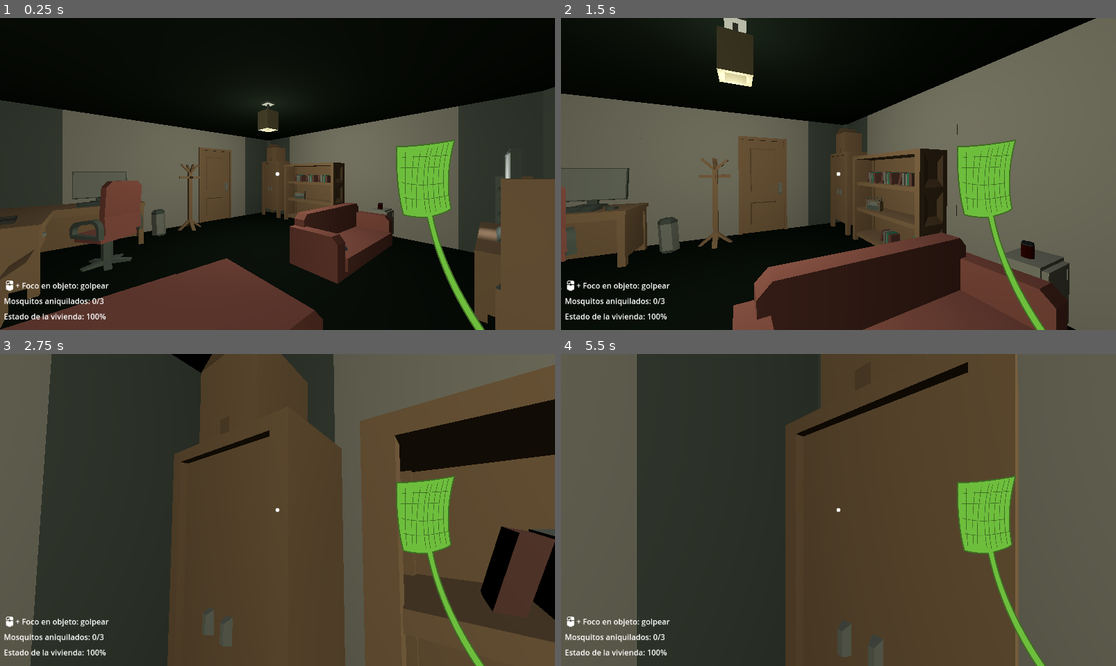
Above: before the commit, frames 1-4 (two rows, left to right).
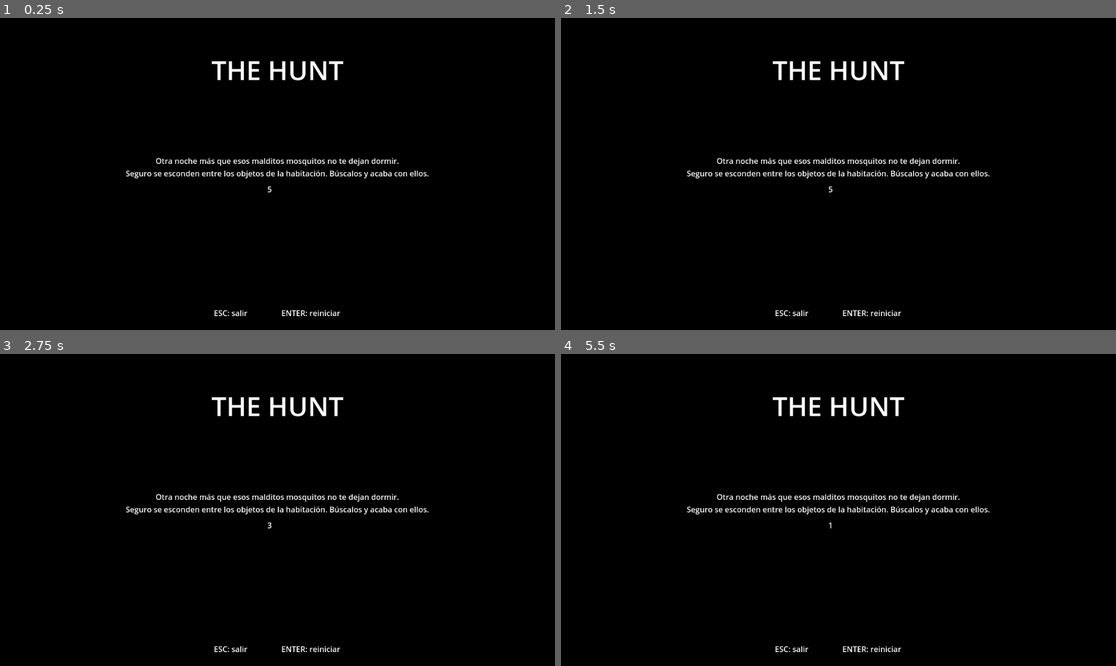
Above: after the commit, the same moments.

Repository: aaroca/thehunt-godot
Game: Godot game, scene res://scenes/main.tscn
The game is run twice, just before and just after one commit, with the same random seed, the same clock (stepped at 60 frames per second) and the same inputs.
Inputs (mouse positions are in pixels of both pictures, inside the frame that each line leads up to):
- Up to frame 1 (0.25 s): no input
- Up to frame 2 (1.5 s): tap Enter (restart) at 0.5 s; move the mouse to (866, 174) at 0.52 s; press the mouse at (866, 174) at 0.53 s; hold Up (ui_up) from 0.53 s (still down); tap Keypad Enter (ui_accept) at 0.77 s; move the mouse to (810, 174) at 1.27 s; release the mouse at (810, 174) at 1.28 s; click (810, 174) at 1.35 s
- Up to frame 3 (2.75 s): keep holding Up (ui_up); tap Keypad Enter (ui_accept) at 1.52 s; move the mouse to (288, 503) at 2.02 s; press the mouse at (288, 503) at 2.03 s
- Up to frame 4 (5.5 s): keep holding Up (ui_up); move the mouse to (832, 516) at 2.77 s; release the mouse at (832, 516) at 2.78 s; click (832, 516) at 2.85 s; tap Keypad Enter (ui_accept) at 3.02, 3.77, 4.52, 5 s; move the mouse to (877, 513) at 3.52 s; press the mouse at (877, 513) at 3.53 s; move the mouse to (794, 506) at 4.27 s; release the mouse at (794, 506) at 4.28 s; click (794, 506) at 4.35 s; move the mouse to (844, 510) at 5.02 s; press the mouse at (844, 510) at 5.03 s

The runs differ from the first frame. In frame 1, 55% of the frame differs, in the area x 0-100%, y 13-100%; in frame 2, 70%; in frame 3, 94%; in frame 4, 99%, in the area x 0-100%, y 0-100%.

Commit message:
Credits

Diff:
--- a/prefabs/player.tscn
+++ b/prefabs/player.tscn
@@ -227,28 +227,14 @@
 grow_vertical = 2
 color = Color(0, 0, 0, 1)
 
-[node name="credits" type="Label" parent="playerCollision/playerShape/mainCamera/creditsScreen"]
-layout_mode = 1
-anchors_preset = 14
-anchor_top = 0.5
-anchor_right = 1.0
-anchor_bottom = 0.5
-offset_top = -228.0
-offset_bottom = -202.0
-grow_horizontal = 2
-grow_vertical = 2
-text = "Créditos"
-horizontal_alignment = 1
-vertical_alignment = 1
-
 [node name="instructions" type="Label" parent="playerCollision/playerShape/mainCamera/creditsScreen"]
 layout_mode = 1
 anchors_preset = 14
 anchor_top = 0.5
 anchor_right = 1.0
 anchor_bottom = 0.5
-offset_top = 292.0
-offset_bottom = 318.0
+offset_top = 284.0
+offset_bottom = 310.0
 grow_horizontal = 2
 grow_vertical = 2
 text = "ESC: salir                 ENTER: reiniciar"
@@ -261,8 +247,8 @@
 anchor_top = 0.5
 anchor_right = 1.0
 anchor_bottom = 0.5
-offset_top = -308.0
-offset_bottom = -220.0
+offset_top = -324.0
+offset_bottom = -236.0
 grow_horizontal = 2
 grow_vertical = 2
 text = "THE HUNT"
@@ -270,35 +256,36 @@
 horizontal_alignment = 1
 vertical_alignment = 1
 
-[node name="RichTextLabel" type="RichTextLabel" parent="playerCollision/playerShape/mainCamera/creditsScreen"]
+[node name="content" type="RichTextLabel" parent="playerCollision/playerShape/mainCamera/creditsScreen"]
 layout_mode = 0
-offset_top = 128.0
+offset_top = 88.0
 offset_right = 1152.0
-offset_bottom = 608.0
+offset_bottom = 600.0
 bbcode_enabled = true
-text = "Idea y desarrollo
+text = "[center][b]Idea y desarrollo[/b]
 Álvaro Aroca
 
-Imágenes
-Cielo de noche: Canopus and Sirius (Wikipedia - Bob)
-Matamoscas: Fly Swatter (Openclipart - Bryan Nielsen)
-Cursor: Crosshair Pack (Kenney.nl)
-Mancha sangre: Splat Pack (Kenney.nl)
-Icono ratón: 1-Bit Input Prompts Pixel 16× (Kenney.nl)
-
-Audio
-Mosquito aplastado:  Squelching Sound Effects - Squelching SFX [3]  (Freesound - Andrew Weigh)
-Golpe matamoscas:  Casio 9850GB Plus Calculator Sounds - Plastic snap (Freesound - redpanda69)
-Mosquito: Flying Mosquito (Freesound - Zywx)
-Estática: Static (Freesound - mrwienerdog)
-Grillos: Crickets (Freesound - ogixiscracked1)
-
-Modelos
-Food Kit (Kenney.nl)
-Furniture Kit (Kenney.nl)"
+[b]Imágenes[/b]
+Cielo de noche: [i]Canopus and Sirius (Wikipedia - Bob)[/i]
+Matamoscas: [i]Fly Swatter (Openclipart - Bryan Nielsen)[/i]
+Cursor: [i]Crosshair Pack (Kenney.nl)[/i]
+Mancha sangre: [i]Splat Pack (Kenney.nl)[/i]
+Icono ratón: [i]1-Bit Input Prompts Pixel 16× (Kenney.nl)[/i]
+
+[b]Audio[/b]
+Mosquito aplastado:  [i]Squelching Sound Effects - Squelching SFX [3]  (Freesound - Andrew Weigh)[/i]
+Golpe matamoscas:  [i]Casio 9850GB Plus Calculator Sounds - Plastic snap (Freesound - redpanda69)[/i]
+Mosquito: [i]Flying Mosquito (Freesound - Zywx)[/i]
+Estática: [i]Static (Freesound - mrwienerdog)[/i]
+Grillos: [i]Crickets (Freesound - ogixiscracked1)[/i]
+
+[b]Modelos[/b]
+[i]Food Kit (Kenney.nl)[/i]
+[i]Furniture Kit (Kenney.nl)[/i]
+
+Enlaces en itch.io[/center]"
 
 [node name="titleScreen" type="ColorRect" parent="playerCollision/playerShape/mainCamera"]
-visible = false
 anchors_preset = 15
 anchor_right = 1.0
 anchor_bottom = 1.0
